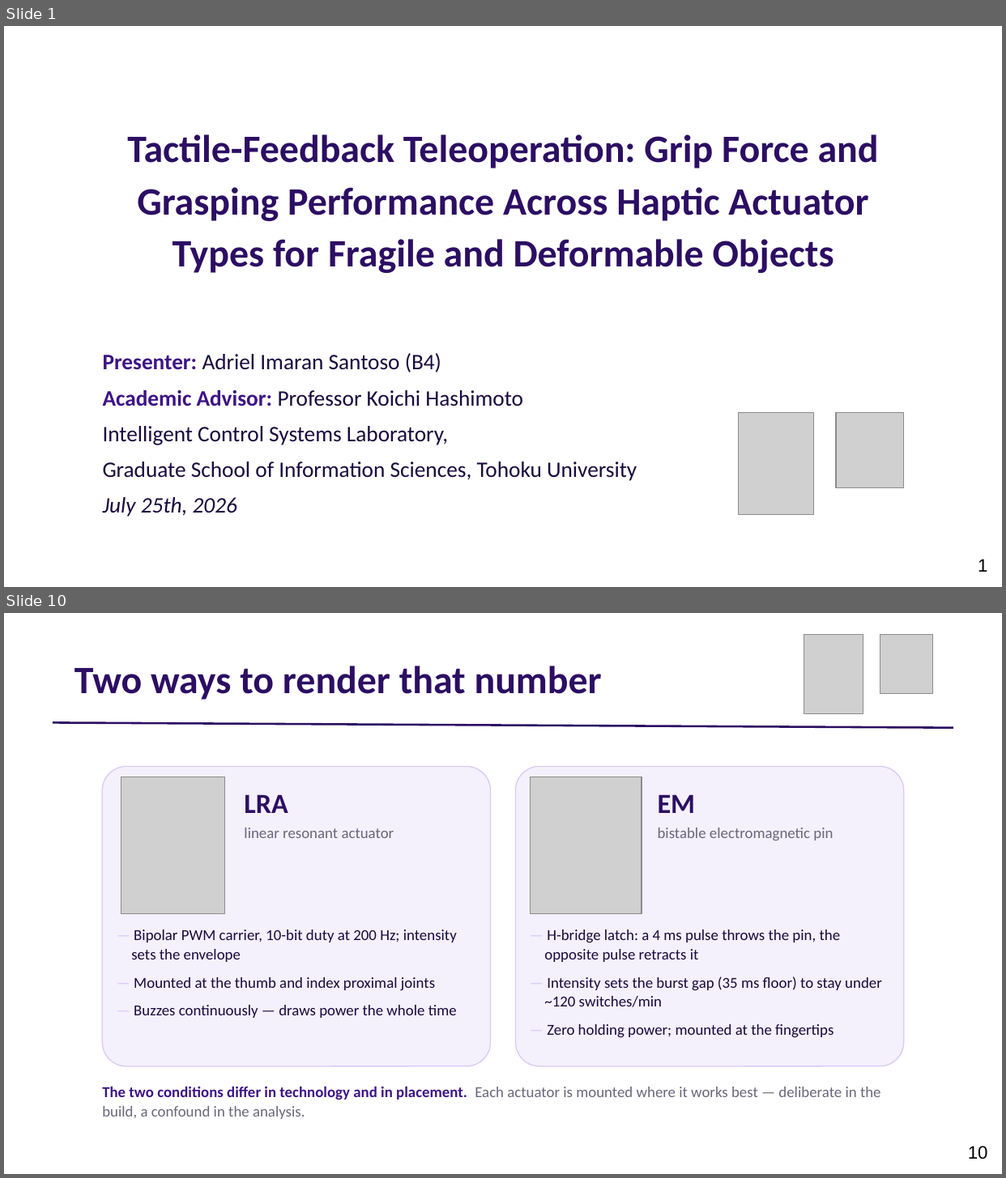
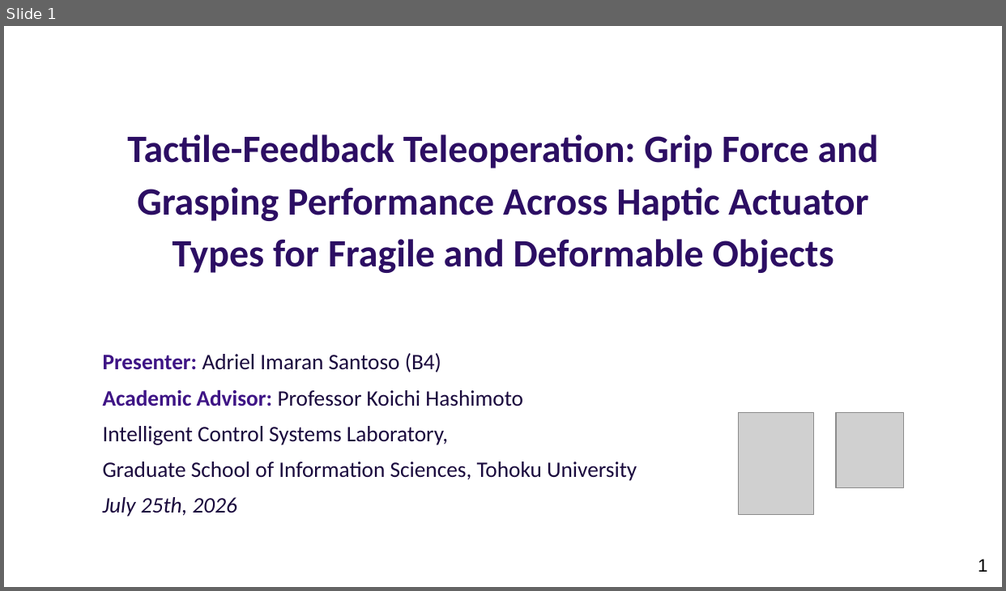
Before and after one commit to adibatic/gripper-haptic, a slide deck: thesis/presentation_slides.pptx. Shown one above the other, each under a label of ours: slides 1 and 10 before the commit, slide 1 after it; the slides between them are not shown. The pictures are 1006x1178 and 1006x591 pixels, drawn with LibreOffice and Linux fonts; fonts in the diff are those of the drawing; grey boxes stand for pictures. Boxes give left, top, right and bottom in pixels: in the first picture for what was removed or moved away, otherwise in the second. Text is boxed around its words. In the diff, an @@ line names an element or a change of style, - is before the commit and + after.

```diff
--- a/thesis/presentation_slides.pptx
+++ b/thesis/presentation_slides.pptx
@@ slide 10 removed at <box>4,613,1002,1174</box>, background #FFFFFF @@
@@ picture removed at <box>804,634,863,713</box> @@
@@ picture removed at <box>880,634,933,693</box> @@
@@ text removed at <box>74,666,602,700</box> @@
-Two ways to render that number
@@ line removed from (53, 723) to (953, 728) @@
@@ rounded rectangle removed at <box>102,767,490,1067</box> @@
@@ picture removed at <box>121,777,224,914</box> @@
@@ rounded rectangle removed at <box>515,767,903,1067</box> @@
@@ picture removed at <box>530,777,641,914</box> @@
@@ text removed at <box>244,794,394,838</box> @@
-LRA
-linear resonant actuator
@@ text removed at <box>658,794,833,841</box> @@
-EM
-bistable electromagnetic pin
@@ text removed at <box>131,930,457,1018</box> @@
-— Bipolar PWM carrier, 10-bit duty at 200 Hz; intensity sets the envelope
-— Mounted at the thumb and index proximal joints
-— Buzzes continuously — draws power the whole time
@@ text removed at <box>544,930,882,1038</box> @@
-— H-bridge latch: a 4 ms pulse throws the pin, the opposite pulse retracts it
-— Intensity sets the burst gap (35 ms floor) to stay under ~120 switches/min
-— Zero holding power; mounted at the fingertips
@@ text removed at <box>102,1086,881,1119</box> @@
-The two conditions differ in technology and in placement. Each actuator is mounted where it works best — deliberate in the build, a confound in the analysis.
@@ page number removed at <box>968,1146,988,1160</box> @@
-10
```
Also in this commit, not shown: 5 slides changed, 11 slides added, 13 other slides removed, 3 other files.
